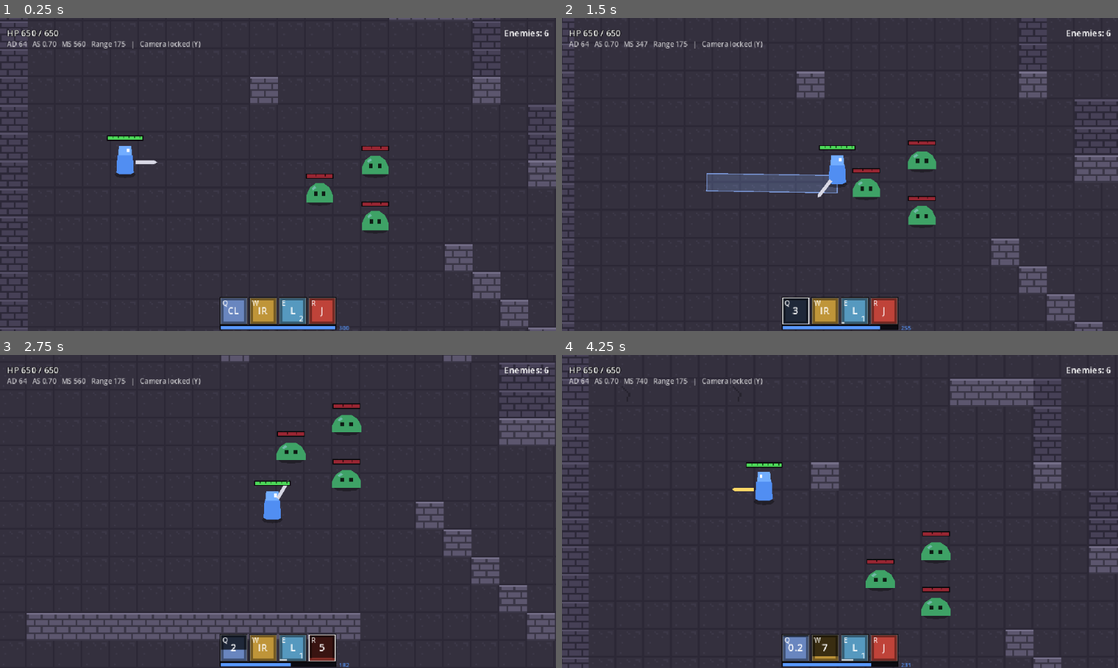
Above: before the commit, frames 1-4 (two rows, left to right).
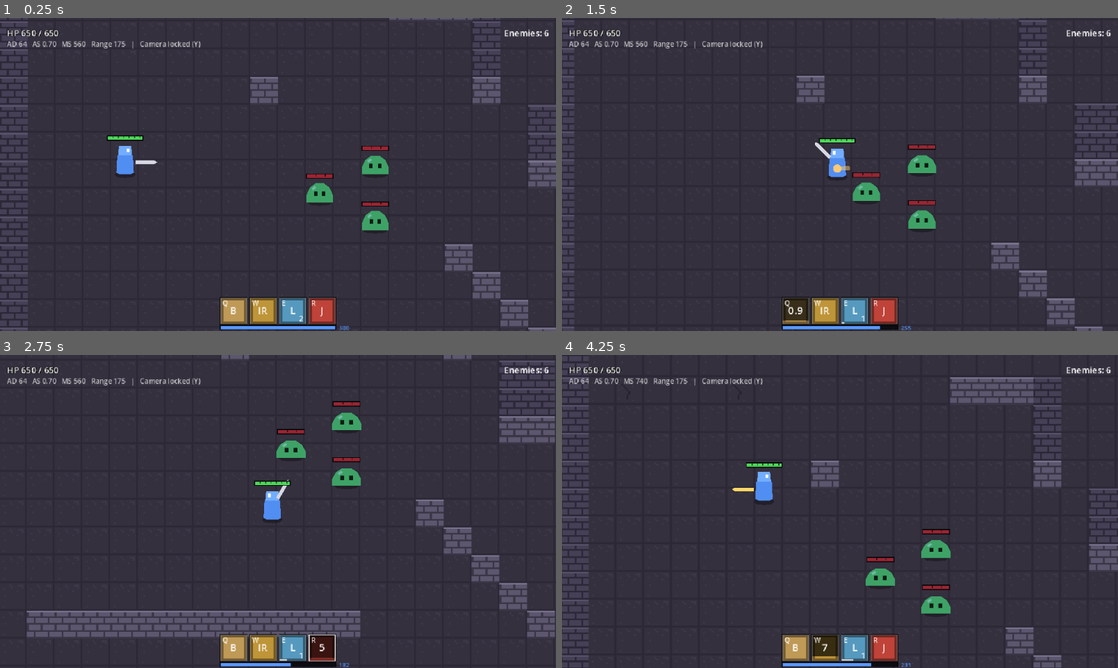
Above: after the commit, the same moments.

Repository: RyanAndrewsJR/uhgame
Game: Godot game, scene res://scenes/sandbox_main.tscn
The game is run twice, just before and just after one commit, with the same random seed, the same clock (stepped at 60 frames per second) and the same inputs. This scene is started directly instead of the project's main scene.
Inputs (mouse positions are in pixels of both pictures, inside the frame that each line leads up to):
- Up to frame 1 (0.25 s): no input
- Up to frame 2 (1.5 s): tap Enter at 0.5 s; move the mouse to (962, 158) at 0.52 s; hold D (move_right) 0.53-1.28 s; tap E (ability_e) at 0.6 s; move the mouse to (728, 190) at 1.27 s; hold S (move_down) from 1.28 s (still down); tap Q (ability_q) at 1.35 s
- Up to frame 3 (2.75 s): move the mouse to (333, 442) at 2.02 s; release S (move_down) at 2.03 s; hold D (move_right) from 2.03 s (still down); tap R (ability_r) at 2.1 s
- Up to frame 4 (4.25 s): move the mouse to (812, 574) at 2.77 s; release D (move_right) at 2.78 s; hold W (move_up) 2.78-3.53 s; right-click (812, 574) at 2.85 s; move the mouse to (1006, 558) at 3.52 s; hold A (move_left) from 3.53 s (still down); click (1006, 558) at 3.6 s

The runs differ from the first frame. In frame 1, 0.4% of the frame differs, in the area x 39-45%, y 89-98%; in frame 2, 7.2%, in the area x 0-100%, y 0-100%; in frame 3, 5.9%; in frame 4, 5.3%.

Commit message:
ABILITIES AB7: projectiles

Diff:
--- /dev/null
+++ b/game/data/abilities/test_q_bolt.tres
@@ -0,0 +1,18 @@
+[gd_resource type="Resource" format=3 uid="uid://w5seck43le0k"]
+
+[ext_resource type="Script" uid="uid://cmf5kh8knu8l7" path="res://scripts/data/charge_scaling.gd" id="1_6txwg"]
+[ext_resource type="Script" uid="uid://xe8syitpy4eq" path="res://scripts/abilities/test/bolt.gd" id="1_script"]
+[ext_resource type="Script" uid="uid://i3gtfaj3p111" path="res://scripts/data/damage_scaling.gd" id="2_ucxpq"]
+
+[resource]
+script = ExtResource("1_script")
+id = &"test_bolt"
+tags = Array[StringName]([&"core", &"projectile"])
+display_name = "Bolt"
+description = "Fire a bolt up to {range} units: {damage} physical damage ({base_damage} {ratios}) to the first enemy it hits. Walls stop it."
+icon_color = Color(1, 0.8, 0.45, 1)
+cooldown = 1.0
+cast_time = 0.1
+cast_range = 900.0
+base_damage = 50.0
+ad_ratio = 0.5
--- a/game/scenes/rooms/sandbox.tscn
+++ b/game/scenes/rooms/sandbox.tscn
@@ -4,7 +4,7 @@
 [ext_resource type="TileSet" uid="uid://cjrv70ikc2a4t" path="res://tilesets/dungeon_tileset.tres" id="2_tiles"]
 [ext_resource type="PackedScene" path="res://scenes/enemies/slime.tscn" id="3_slime"]
 [ext_resource type="PackedScene" path="res://scenes/enemies/slime_elite.tscn" id="4_elite"]
-[ext_resource type="Resource" path="res://data/abilities/test_q_charged_line.tres" id="9_3cgak"]
+[ext_resource type="Resource" path="res://data/abilities/test_q_bolt.tres" id="9_3cgak"]
 [ext_resource type="Script" uid="uid://bm2nj8633t50a" path="res://scripts/rooms/sandbox_reactions.gd" id="90_reactions"]
 [ext_resource type="Resource" uid="uid://dybd2xurulns1" path="res://data/reactions/reaction_shatter.tres" id="91_shatter"]
 [ext_resource type="Script" uid="uid://4jx6fbr85xri" path="res://scripts/data/reaction_rule.gd" id="92_rule"]
--- a/game/scripts/abilities/ability.gd
+++ b/game/scripts/abilities/ability.gd
@@ -147,6 +147,19 @@
 ## has it). On: it hits through walls (e.g. a meteor shower). COMBAT C7.
 @export var ignores_walls: bool = false
 
+@export_group("Projectile")
+## Read only by abilities that fire projectiles (Projectile.fire(); ABILITIES
+## AB7). Range is cast_range. All scoped params ("+1 projectile" is an item).
+## LoL units per second (1200 = 384 px/s).
+@export var projectile_speed: float = 1200.0
+## Full width in LoL units (60 = 19 px).
+@export var projectile_width: float = 60.0
+## Projectiles per cast, fanned out projectile_spread_deg apart.
+@export var projectile_count: int = 1
+@export var projectile_spread_deg: float = 15.0
+## Extra enemies a projectile passes through: 0 = it stops on the first hit.
+@export var projectile_pierce: int = 0
+
 @export_group("Sounds")
 ## At cast start (AUDIO.md). null = silent.
 @export var cast_sound: SoundEvent
--- a/game/scripts/abilities/ability_util.gd
+++ b/game/scripts/abilities/ability_util.gd
@@ -8,6 +8,27 @@
 	for node in caster.get_tree().get_nodes_in_group("units"):
 		var u := node as Unit
 		if u and u.is_alive() and caster.is_enemy_of(u):
+			out.append(u)
+	return out
+
+
+## Living units that aren't on `team` (for hits whose caster may be gone,
+## like projectiles; ABILITIES AB7).
+static func enemies_of_team(tree: SceneTree, team: Unit.Team) -> Array[Unit]:
+	var out: Array[Unit] = []
+	for node in tree.get_nodes_in_group("units"):
+		var u := node as Unit
+		if u and u.is_alive() and u.team != team:
+			out.append(u)
+	return out
+
+
+## Enemies of `team` touching a capsule from a to b.
+static func along_segment_of_team(tree: SceneTree, team: Unit.Team, a: Vector2, b: Vector2, half_width_px: float) -> Array[Unit]:
+	var out: Array[Unit] = []
+	for u in enemies_of_team(tree, team):
+		var closest := Geometry2D.get_closest_point_to_segment(u.global_position, a, b)
+		if closest.distance_to(u.global_position) <= half_width_px + u.get_gameplay_radius_px():
 			out.append(u)
 	return out
 
--- /dev/null
+++ b/game/scripts/abilities/projectile.gd
@@ -0,0 +1,143 @@
+class_name Projectile
+extends Node2D
+## The shared projectile piece (ABILITIES.md, Projectiles; AB7). Fired by an
+## ability with Projectile.fire(): it flies straight at projectile_speed for
+## cast_range, stops at walls (unless the ability ignores_walls) and hits
+## enemies of its caster's team through HitPipeline.from_ability(), each
+## unit once, nearest first, projectile_pierce + 1 of them at most. Every
+## projectile of one cast shares one crit roll.
+##
+## It keeps flying if its caster dies. While the caster exists its hits are
+## normal (kill credit, crits, on-hit). Once the caster is freed they use the
+## damage snapshotted at fire and have no source (no kill credit, no crit, no
+## on-hit), like a DoT whose applier is gone.
+##
+## Visual: a drawn bolt in the ability's icon_color (VFX only). debug_draw
+## shows each frame's swept capsule.
+
+## Walls stop the projectile's core, a small circle (not its full width), so
+## a wide projectile doesn't catch on corners it visibly clears.
+const WALL_RADIUS_PX := 2.0
+## Drawn this far above the feet line it travels on (visual only).
+const DRAW_HEIGHT_PX := 10.0
+
+@export var debug_draw: bool = false
+
+var caster: Unit
+var ability: Ability
+var cast: CastContext
+var team: Unit.Team
+var direction: Vector2 = Vector2.RIGHT
+var speed_px: float = 0.0
+var range_px: float = 0.0
+var half_width_px: float = 0.0
+var crit_roll: HitContext.CritRoll
+
+var _travelled: float = 0.0
+var _hits_left: int = 1
+var _hit_ids: Dictionary = {}           # instance id -> true (each unit once)
+var _snapshot_damage: float = 0.0       # the caster-side damage at fire
+var _last_from: Vector2
+var _last_to: Vector2
+
+
+## Fires the ability's projectiles from `origin` along `direction`:
+## projectile_count of them, projectile_spread_deg apart, centered on it.
+## Params are read once, at `cast`'s charge. They're added next to the caster
+## (the room's Entities). Returns them.
+static func fire(p_caster: Unit, p_ability: Ability, p_cast: CastContext, origin: Vector2, p_direction: Vector2) -> Array[Projectile]:
+	var out: Array[Projectile] = []
+	var count := maxi(floori(p_ability.get_charged_param(p_caster, &"projectile_count", p_cast.charge)), 1)
+	var spread := deg_to_rad(p_ability.get_charged_param(p_caster, &"projectile_spread_deg", p_cast.charge))
+	var roll := HitContext.CritRoll.new()   # one crit roll per cast
+	for i in count:
+		var p := Projectile.new()
+		p._setup(p_caster, p_ability, p_cast, origin, p_direction.rotated((i - (count - 1) * 0.5) * spread), roll)
+		p_caster.get_parent().add_child(p)
+		p.reset_physics_interpolation()
+		out.append(p)
+	return out
+
+
+func _setup(p_caster: Unit, p_ability: Ability, p_cast: CastContext, origin: Vector2, p_direction: Vector2, roll: HitContext.CritRoll) -> void:
+	caster = p_caster
+	ability = p_ability
+	cast = p_cast
+	team = p_caster.team
+	direction = p_direction.normalized() if p_direction.length() > 0.001 else Vector2.RIGHT
+	speed_px = Units.to_px(p_ability.get_charged_param(p_caster, &"projectile_speed", p_cast.charge))
+	range_px = Units.to_px(p_ability.get_charged_param(p_caster, &"cast_range", p_cast.charge))
+	half_width_px = Units.to_px(p_ability.get_charged_param(p_caster, &"projectile_width", p_cast.charge)) * 0.5
+	_hits_left = maxi(floori(p_ability.get_charged_param(p_caster, &"projectile_pierce", p_cast.charge)), 0) + 1
+	_snapshot_damage = p_ability.get_damage_against(p_caster, null, p_cast.charge)   # target terms come at the hit
+	crit_roll = roll
+	position = origin
+	_last_from = origin
+	_last_to = origin
+
+
+func _physics_process(delta: float) -> void:
+	var from := global_position
+	var to := from + direction * minf(speed_px * delta, range_px - _travelled)
+	var done := false
+	if not ability.ignores_walls:
+		var wall := WorldQuery.shape_sweep(from, to, WALL_RADIUS_PX)
+		if not wall.is_empty():
+			to = wall.position
+			done = true
+	var targets := AbilityUtil.along_segment_of_team(get_tree(), team, from, to, half_width_px)
+	targets.sort_custom(func(a: Unit, b: Unit) -> bool:
+		return (a.global_position - from).dot(direction) < (b.global_position - from).dot(direction))
+	for u in targets:
+		if _hit_ids.has(u.get_instance_id()):
+			continue
+		_hit_ids[u.get_instance_id()] = true
+		_hit(u)
+		_hits_left -= 1
+		if _hits_left <= 0:
+			done = true
+			break
+	_last_from = from
+	_last_to = to
+	_travelled += from.distance_to(to)
+	global_position = to
+	if debug_draw:
+		queue_redraw()
+	if done or _travelled >= range_px - 0.001:
+		queue_free()
+
+
+## One hit: the normal ability hit while the caster exists; after it's freed,
+## the snapshot with no source.
+func _hit(target: Unit) -> void:
+	var hit: HitContext
+	if is_instance_valid(caster):
+		hit = HitPipeline.from_ability(caster, ability, target, cast)
+		hit.crit_roll = crit_roll
+	else:
+		hit = HitContext.new()
+		hit.target = target
+		hit.ability = ability
+		hit.base_damage = _snapshot_damage + ability.get_scaling_damage(null, target, cast.charge)
+		hit.damage_type = ability.damage_type
+		hit.can_crit = false
+		hit.proc_coefficient = ability.proc_coefficient
+		hit.hit_sound = ability.hit_sound
+		hit.add_tag(&"ability")
+		for t in ability.tags:
+			hit.add_tag(t)
+	HitPipeline.resolve(hit)
+	if not hit.blocked:
+		VFX.impact(target.get_parent(), target.global_position, Color(ability.icon_color, 0.8), 24.0, 0.15)
+
+
+func _draw() -> void:
+	var up := Vector2(0, -DRAW_HEIGHT_PX)
+	var r := clampf(half_width_px * 0.5, 2.0, 6.0)
+	draw_line(up - direction * r * 3.0, up, Color(ability.icon_color, 0.5), r)
+	draw_circle(up, r, Color(ability.icon_color, 0.95))
+	if debug_draw:
+		var a := to_local(_last_from)
+		var b := to_local(_last_to)
+		draw_line(a, b, Color(1, 1, 0, 0.6), half_width_px * 2.0)
+		draw_circle(b, WALL_RADIUS_PX, Color(1, 0, 0, 0.8))
--- /dev/null
+++ b/game/scripts/abilities/test/bolt.gd
@@ -0,0 +1,9 @@
+extends Ability
+## Test ability (ABILITIES AB7, champion "test"): fires a bolt (the shared
+## Projectile) along the aim. Stops on the first enemy (projectile_pierce 0)
+## and at walls. Used by abilities_test and, through SandboxAbilities.test_q,
+## in the sandbox. Not part of any kit.
+
+
+func execute(caster: Unit, ctx: CastContext) -> void:
+	Projectile.fire(caster, self, ctx, caster.global_position, ctx.direction)
--- a/game/scripts/autoload/world_query.gd
+++ b/game/scripts/autoload/world_query.gd
@@ -1,7 +1,8 @@
 extends Node
 ## Spatial queries, autoloaded as WorldQuery (WORLD_INTERACTION.md). This is
-## the only place raycasts are written. Only line of sight exists so far;
-## the rest of the planned API is in WORLD_INTERACTION.md.
+## the only place raycasts are written. Line of sight and a circle sweep
+## (projectiles, ABILITIES AB7) exist so far; the rest of the planned API is
+## in WORLD_INTERACTION.md.
 
 ## Collision layer 1: walls and pillars.
 const WORLD_MASK := 1
@@ -16,3 +17,24 @@
 		return true
 	var query := PhysicsRayQueryParameters2D.create(from, to, mask)
 	return world.direct_space_state.intersect_ray(query).is_empty()
+
+
+## Moves a circle of `radius` px from `from` to `to` and returns where it
+## first touches something on `mask` (default: walls): {position (the circle's
+## center where it stops), fraction (0-1 of the way)}. Empty if the way is
+## clear. Prevents tunneling: a fast projectile can't skip a thin wall.
+func shape_sweep(from: Vector2, to: Vector2, radius: float, mask: int = WORLD_MASK) -> Dictionary:
+	var world := get_tree().root.world_2d
+	if world == null or from.is_equal_approx(to):
+		return {}
+	var circle := CircleShape2D.new()
+	circle.radius = maxf(radius, 0.5)
+	var params := PhysicsShapeQueryParameters2D.new()
+	params.shape = circle
+	params.transform = Transform2D(0.0, from)
+	params.motion = to - from
+	params.collision_mask = mask
+	var result := world.direct_space_state.cast_motion(params)
+	if result.is_empty() or result[0] >= 1.0:
+		return {}
+	return {"position": from + (to - from) * result[0], "fraction": result[0]}
--- a/game/scripts/tests/abilities_test.gd
+++ b/game/scripts/tests/abilities_test.gd
@@ -26,6 +26,9 @@
 ## charge, a tap, overhold FIRE and CANCEL_REFUND, Esc, a stun and a dash
 ## cancelling with refunds, the Player's hold and release, a lost release, a
 ## buffered press whose key was let go firing as a tap).
+## AB7: projectiles (WorldQuery.shape_sweep, test_bolt: travel time, pierce
+## 0 and 2, walls and ignores_walls, range, +2 projectiles fanned out with one
+## crit roll, only the other team is hit, a caster freed mid-flight).
 ## Prints PASS/FAIL per check, then a total. Run headless and it quits with
 ## the number of failures as the exit code.
 
@@ -43,6 +46,7 @@
 const CHARGED_LINE: Ability = preload("res://data/abilities/test_q_charged_line.tres")
 ## A looping SoundEvent to stand in for a charging sound (AB6 exits).
 const LOOP_SOUND: SoundEvent = preload("res://data/sounds/sound_knight_low_health.tres")
+const BOLT: Ability = preload("res://data/abilities/test_q_bolt.tres")
 const ARENA := Vector2(-2000, 0)
 
 var knight: Player
@@ -89,6 +93,11 @@
 	await _test_charge_up_input()
 	await _test_charge_up_exits()
 	await _test_release_windup()
+	print("\n=== Abilities test (ABILITIES AB7) ===")
+	await _test_shape_sweep()
+	await _test_projectiles()
+	await _test_projectile_spread_and_teams()
+	await _test_projectile_orphaned()
 	print("=== %d passed, %d failed ===\n" % [_passed, _failed])
 
 	# A sound still playing at quit prints a harmless leak warning (AUDIO.md).
@@ -1178,6 +1187,208 @@
 	ab.q = original_q
 
 
+# --- AB7 ------------------------------------------------------------------------
+
+func _test_shape_sweep() -> void:
+	_section("AB7: WorldQuery.shape_sweep()")
+	var at := ARENA + Vector2(0, -600)
+	var wall := _wall_at(at + Vector2(100, 0), Vector2(16, 100))
+	await get_tree().physics_frame   # the wall joins the physics space
+	var hit := WorldQuery.shape_sweep(at, at + Vector2(200, 0), 2.0)
+	_check("a sweep through a wall stops where the circle touches it (x = 92 - 2)",
+		[hit.is_empty(), snappedf(hit.get("position", Vector2.ZERO).x - at.x, 0.5)], [false, 90.0])
+	_check("a clear sweep returns nothing", WorldQuery.shape_sweep(at, at + Vector2(0, 200), 2.0).is_empty(), true)
+	wall.queue_free()
+
+
+func _projectiles() -> Array[Projectile]:
+	var out: Array[Projectile] = []
+	for n in get_children():
+		if n is Projectile and not n.is_queued_for_deletion():
+			out.append(n)
+	return out
+
+
+func _test_projectiles() -> void:
+	_section("AB7: projectiles (test_bolt)")
+	await _reset_knight()
+	var ab := knight.abilities
+	var defaults := Ability.new()
+	_check("defaults: 1200 u/s, 60 u wide, 1 projectile, 15 deg apart, pierce 0",
+		[defaults.projectile_speed, defaults.projectile_width, defaults.projectile_count, defaults.projectile_spread_deg, defaults.projectile_pierce],
+		[1200.0, 60.0, 1, 15.0, 0])
+	_check("the bolt: a core projectile, and its tooltip", [BOLT.get_role(), BOLT.get_tooltip_plain(knight)],
+		[&"core", "Fire a bolt up to 900 units: 82 physical damage (50 +50% AD) to the first enemy it hits. Walls stop it."])
+	var original_q := ab.q
+	ab.q = BOLT
+	var hits: Array[HitContext] = []
+	var on_hit := func(ctx: HitContext) -> void:
+		if ctx.ability != null and ctx.ability.id == &"test_bolt":
+			hits.append(ctx)
+	Events.unit_hit.connect(on_hit)
+	var right := knight.global_position + Vector2(400, 0)
+
+	# Travel time and pierce 0.
+	var near := _dummy_at(Vector2(150, 0))
+	var behind := _dummy_at(Vector2(220, 0))
+	ab.try_cast(&"q", right)
+	await _wait_until(func() -> bool: return not _projectiles().is_empty(), 20)
+	_check("after the 0.1 s cast time: one bolt in flight, nothing hit yet", [_projectiles().size(), hits.size()], [1, 0])
+	await _frames(8)
+	_check("still flying (384 px/s)", [hits.size(), _projectiles().size()], [0, 1])
+	await _wait_until(func() -> bool: return not hits.is_empty(), 40)
+	_check("it hits the first dummy for 82 and stops (pierce 0); the one behind is safe",
+		[hits.size(), hits[0].target == near if hits.size() > 0 else false, hits[0].raw_damage if hits.size() > 0 else 0.0],
+		[1, true, 82.0])
+	await _frames(2)
+	_check("the bolt is gone", _projectiles().size(), 0)
+
+	# Pierce 2 (a scoped item modifier): through both, then on to its range.
+	var item := &"item_test_projectiles"
+	knight.stats_component.add_modifier(StatModifier.create(&"projectile_pierce", StatModifier.Type.FLAT, 2.0, item, &"ability:test_bolt"))
+	hits.clear()
+	await _wait_until(func() -> bool: return ab.can_cast(&"q"), 120)
+	ab.try_cast(&"q", right)
+	await _wait_until(func() -> bool: return hits.size() >= 2, 60)
+	_check("pierce 2: both dummies hit, the near one first", [hits.size(), hits[0].target == near, hits[1].target == behind], [2, true, true])
+	_check("and it flies on", _projectiles().size(), 1)
+	await _wait_until(func() -> bool: return _projectiles().is_empty(), 90)
+	_check("gone at its range (900 u = 288 px)", _projectiles().size(), 0)
+	knight.stats_component.remove_modifiers_from(item)
+	near.queue_free()
+	behind.queue_free()
+
+	# Walls stop it; ignores_walls doesn't.
+	var target := _dummy_at(Vector2(150, 0))
+	var wall := _wall_at(knight.global_position + Vector2(80, 0), Vector2(16, 120))
+	hits.clear()
+	await _wait_until(func() -> bool: return ab.can_cast(&"q"), 120)
+	ab.try_cast(&"q", right)
+	await _wait_until(func() -> bool: return not _projectiles().is_empty(), 20)
+	await _wait_until(func() -> bool: return _projectiles().is_empty(), 40)
+	_check("a wall between: the bolt stops at it, no hit", hits.size(), 0)
+	var ghost: Ability = BOLT.duplicate()
+	ghost.ignores_walls = true
+	ab.q = ghost
+	await _wait_until(func() -> bool: return ab.can_cast(&"q"), 120)
+	ab.try_cast(&"q", right)
+	await _wait_until(func() -> bool: return not hits.is_empty(), 60)
+	_check("ignores_walls: through the wall, the dummy is hit", hits.size(), 1)
+	wall.queue_free()
+	target.queue_free()
+
+	# Out of range.
+	ab.q = BOLT
+	var far := _dummy_at(Vector2(340, 0))
+	hits.clear()
+	await _wait_until(func() -> bool: return ab.can_cast(&"q"), 120)
+	ab.try_cast(&"q", right)
+	await _wait_until(func() -> bool: return not _projectiles().is_empty(), 20)
+	await _wait_until(func() -> bool: return _projectiles().is_empty(), 90)
+	_check("a dummy beyond the range (340 px) isn't hit", hits.size(), 0)
+	far.queue_free()
+
+	Events.unit_hit.disconnect(on_hit)
+	await _wait_until(func() -> bool: return ab.can_cast(&"q"), 120)
+	ab.q = original_q
+
+
+func _test_projectile_spread_and_teams() -> void:
+	_section("AB7: +2 projectiles, one crit roll, only the other team")
+	await _reset_knight()
+	var ab := knight.abilities
+	var original_q := ab.q
+	ab.q = BOLT
+	var hits: Array[HitContext] = []
+	var on_hit := func(ctx: HitContext) -> void:
+		if ctx.ability != null and ctx.ability.id == &"test_bolt":
+			hits.append(ctx)
+	Events.unit_hit.connect(on_hit)
+	var item := &"item_test_projectiles"
+	knight.stats_component.add_modifier(StatModifier.create(&"projectile_count", StatModifier.Type.FLAT, 2.0, item, &"ability:test_bolt"))
+	var dummies: Array[Enemy] = []
+	for deg: float in [-15.0, 0.0, 15.0]:
+		dummies.append(_dummy_at(Vector2.RIGHT.rotated(deg_to_rad(deg)) * 160.0))
+	await _wait_until(func() -> bool: return ab.can_cast(&"q"), 120)
+	ab.try_cast(&"q", knight.global_position + Vector2(400, 0))
+	await _wait_until(func() -> bool: return not _projectiles().is_empty(), 20)
+	var angles: Array[float] = []
+	for p in _projectiles():
+		angles.append(snappedf(rad_to_deg(p.direction.angle()), 0.1))
+	angles.sort()
+	_check("+2 projectiles: three bolts, 15 deg apart", angles, [-15.0, 0.0, 15.0] as Array[float])
+	await _wait_until(func() -> bool: return hits.size() >= 3, 60)
+	_check("each hits its dummy", hits.size(), 3)
+	if hits.size() >= 3:
+		_check("all three share one crit roll", [hits[0].crit_roll == hits[1].crit_roll, hits[1].crit_roll == hits[2].crit_roll, hits[0].crit_roll != null],
+			[true, true, true])
+	knight.stats_component.remove_modifiers_from(item)
+	for d in dummies:
+		d.queue_free()
+
+	# An enemy's bolt passes its own team and hits the Knight.
+	hits.clear()
+	var elite: Enemy = ELITE_SCENE.instantiate()
+	elite.passive = true
+	add_child(elite)
+	_place(elite, knight.global_position + Vector2(200, 0))
+	var between := _dummy_at(Vector2(100, 0))
+	await _frames(1)
+	elite.abilities.q = BOLT
+	await _wait_until(func() -> bool: return not knight.has_invulnerability(Unit.HIT_IFRAMES_ID), 60)
+	elite.abilities.try_cast(&"q", knight.global_position)
+	await _wait_until(func() -> bool: return not hits.is_empty(), 60)
+	_check("an enemy's bolt flies through the slime (its team) and hits the Knight",
+		[hits.size(), hits[0].target == knight if hits.size() > 0 else false], [1, true])
+	elite.queue_free()
+	between.queue_free()
+	knight.health.heal(10000.0)
+	Events.unit_hit.disconnect(on_hit)
+	await _wait_until(func() -> bool: return ab.can_cast(&"q"), 120)
+	ab.q = original_q
+
+
+func _test_projectile_orphaned() -> void:
+	_section("AB7: the caster freed mid-flight")
+	await _reset_knight()
+	var hits: Array[HitContext] = []
+	var on_hit := func(ctx: HitContext) -> void:
+		if ctx.ability != null and ctx.ability.id == &"test_bolt":
+			hits.append(ctx)
+	Events.unit_hit.connect(on_hit)
+	var shooter: Player = PLAYER_SCENE.instantiate()
+	add_child(shooter)
+	_place(shooter, knight.global_position + Vector2(0, -300))
+	await _frames(1)
+	shooter.abilities.q = BOLT
+	shooter.stats_component.add_modifier(StatModifier.create(&"crit_chance", StatModifier.Type.FLAT, 1.0, &"item_test_crit"))
+	var dummy := _dummy_at(Vector2(250, -300))
+	shooter.abilities.try_cast(&"q", dummy.global_position)
+	await _wait_until(func() -> bool: return not _projectiles().is_empty(), 20)
+	shooter.queue_free()
+	await _wait_until(func() -> bool: return not hits.is_empty(), 60)
+	_check("the bolt keeps flying and hits for the snapshot (82), with no source, no crit",
+		[hits.size(), hits[0].raw_damage if hits.size() > 0 else 0.0, hits[0].source == null if hits.size() > 0 else false,
+			hits[0].is_crit if hits.size() > 0 else true],
+		[1, 82.0, true, false])
+	Events.unit_hit.disconnect(on_hit)
+	dummy.queue_free()
+
+
+func _wall_at(pos: Vector2, size: Vector2) -> StaticBody2D:
+	var wall := StaticBody2D.new()
+	wall.collision_layer = 1
+	wall.collision_mask = 0
+	var shape := CollisionShape2D.new()
+	var rect := RectangleShape2D.new()
+	rect.size = size
+	shape.shape = rect
+	wall.add_child(shape)
+	add_child(wall)
+	wall.global_position = pos
+	return wall
+
+
 func _with_description(ability: Ability, text: String) -> Ability:
 	var copy: Ability = ability.duplicate()
 	copy.description = text
Not shown, added: game/scripts/abilities/projectile.gd.uid
Not shown, added: game/scripts/abilities/test/bolt.gd.uid
Not shown, changed: CLAUDE.md
Not shown, changed: docs/ABILITIES.md
Not shown, changed: docs/CHANGELOG.md
Not shown, changed: docs/DECISIONS.md
Not shown, changed: docs/WORLD_INTERACTION.md
